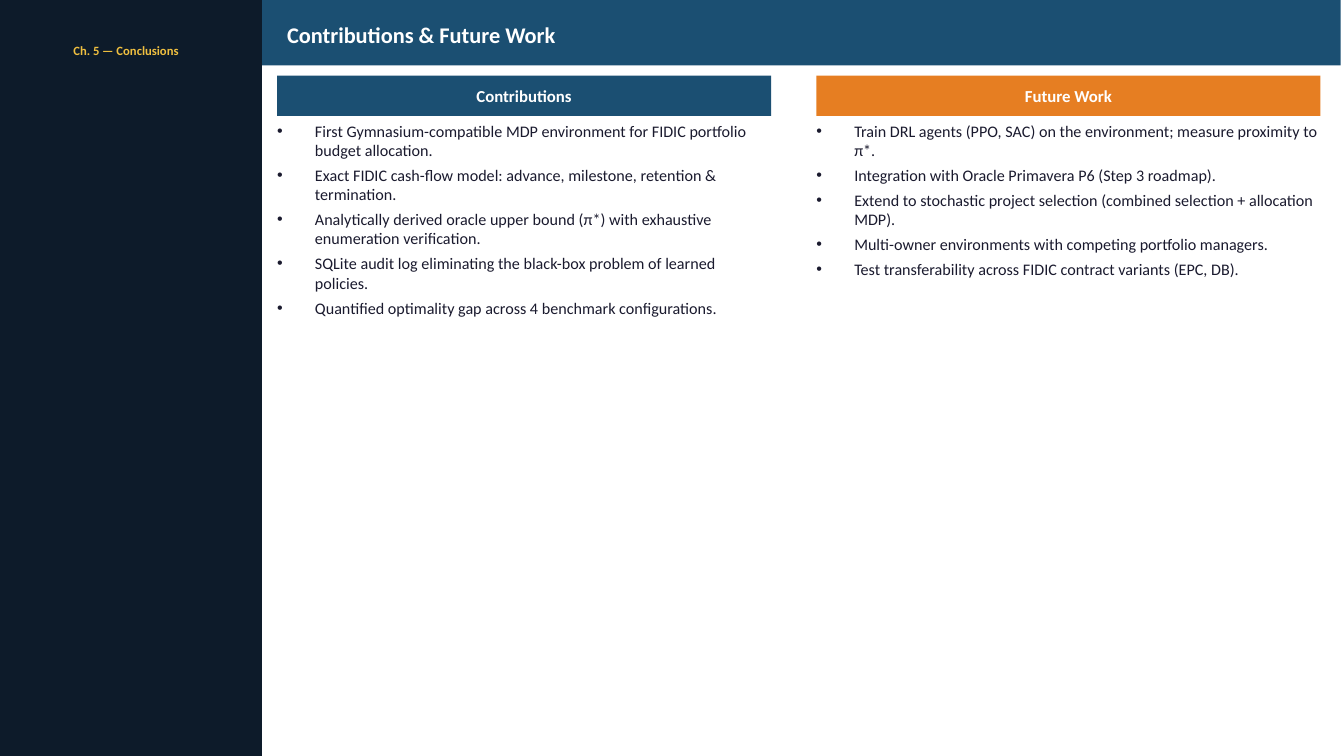
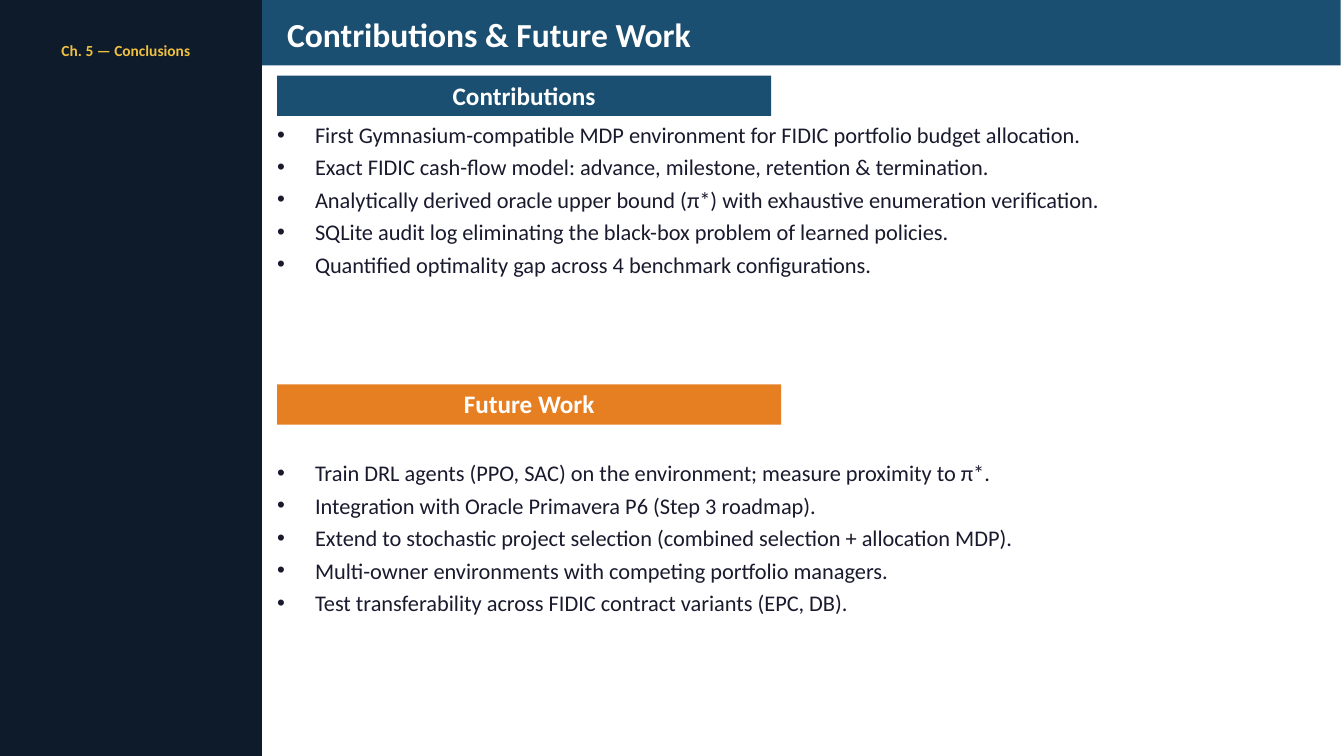
Before and after one commit to UDynamic/PPO-project-portfolio-budgeting-AI-agent, a slide deck: slide 16 of docs/pp_presentation/thesis_presentation.pptx. Drawn at 1344x756 pixels with LibreOffice and Linux fonts; fonts in the diff are those of the drawing. Boxes give left, top, right and bottom in pixels: in the first picture for what was removed or moved away, otherwise in the second. Text is boxed around its words. In the diff, an @@ line names an element or a change of style, - is before the commit and + after.

```diff
--- a/docs/pp_presentation/thesis_presentation.pptx
+++ b/docs/pp_presentation/thesis_presentation.pptx
@@ text "Contributions & Future Work" at [287,23,691,48]: size 16 to 24 pt @@
@@ text "Ch. 5 — Conclusions" at [61,45,190,56]: size 9 to 11 pt @@
@@ text "Contributions" at [453,87,596,105]: size 12 to 18 pt @@
@@ text "First Gymnasium-compatible MDP environment for ..." at [315,127,1098,277]: size 11.5 to 16 pt @@
@@ text "Future Work" at [464,395,594,413]: size 12 to 18 pt @@
@@ text "Future Work": place and size @@
-text "Future Work" at [1025,90,1112,102]
+text "Future Work" at [464,395,594,413]
@@ rectangle: place and size @@
-rectangle at [817,76,1321,116]
+rectangle at [277,384,781,424]
@@ text "Train DRL agents (PPO, SAC) ..." at [315,465,1012,615]: size 11.5 to 16 pt @@
@@ text "Train DRL agents (PPO, SAC) ...": place and size @@
-text "Train DRL agents (PPO, SAC) ..." at [854,125,1317,278]
+text "Train DRL agents (PPO, SAC) ..." at [315,465,1012,615]
```
Also in this commit, not shown: 16 other slides changed, 1 other file.
